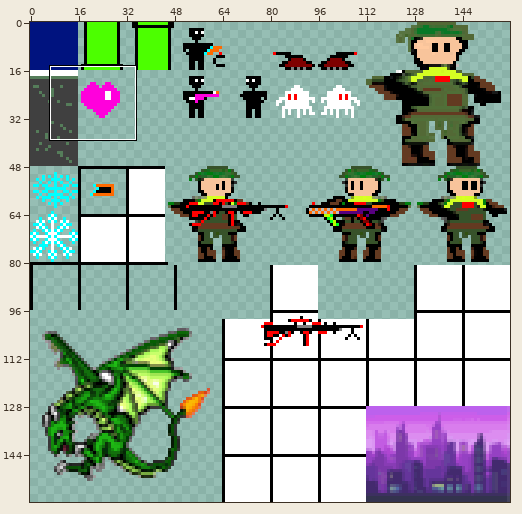
File history of a sprite sheet, MiraiNiTaishite/res/spritesheet.png. Above: a wide view before the commit, with the close-up outlined.
Close-up. First the earlier version:
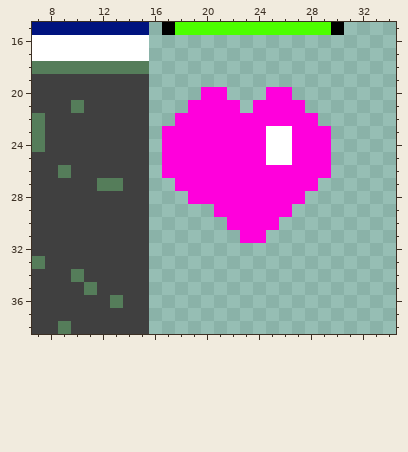
The file is 160x160 pixels. Colours within 5 levels of each other are drawn and written as one. Shown: x 7..34, y 15..38.
The same view after the edit:
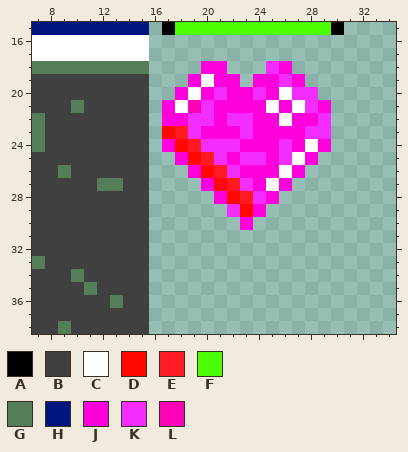
Palette (. is transparent): A #000000  B #404040  C #ffffff  D #ff0800  E #ff1921  F #4cff00  G #557d5a  H #00137f  J #ff00dc  K #f42dff  L #ff02b7
Changes in this commit:
{"y":18,"x":20,"old":"..","new":"JJ"}
{"y":18,"x":25,"old":"..","new":"KJ"}
{"y":19,"x":19,"old":"....","new":"JCJJ"}
{"y":19,"x":24,"old":"....","new":"JJKJ"}
{"y":20,"x":18,"old":"..","new":"JC"}
{"y":20,"x":21,"old":"J...","new":"KJJK"}
{"y":20,"x":26,"old":"J..","new":"CKK"}
{"y":21,"x":17,"old":"..JJ","new":"JCLK"}
{"y":21,"x":23,"old":".","new":"J"}
{"y":21,"x":25,"old":"J","new":"C"}
{"y":21,"x":27,"old":"J..","new":"CKJ"}
{"y":22,"x":17,"old":".","new":"J"}
{"y":22,"x":19,"old":"JJ","new":"KK"}
{"y":22,"x":22,"old":"JJ","new":"KK"}
{"y":22,"x":26,"old":"J","new":"C"}
{"y":22,"x":29,"old":".","new":"K"}
{"y":23,"x":17,"old":"JJJ","new":"DEK"}
{"y":23,"x":23,"old":"J","new":"K"}
{"y":23,"x":25,"old":"CC","new":"JJ"}
{"y":23,"x":28,"old":"JJ","new":"KK"}
{"y":24,"x":18,"old":"JJJJJ","new":"DEKKK"}
{"y":24,"x":25,"old":"CC","new":"JK"}
{"y":24,"x":28,"old":"J","new":"C"}
{"y":25,"x":17,"old":"J","new":"."}
{"y":25,"x":19,"old":"JJJ","new":"DEK"}
{"y":25,"x":23,"old":"JJCCJ","new":"KKJKC"}
{"y":25,"x":29,"old":"J","new":"."}
{"y":26,"x":17,"old":"JJ","new":".."}
{"y":26,"x":20,"old":"JJJ","new":"DEK"}
{"y":26,"x":26,"old":"J","new":"C"}
{"y":26,"x":28,"old":"JJ","new":".."}
{"y":27,"x":18,"old":"JJ","new":".."}
{"y":27,"x":21,"old":"JJJ","new":"DEK"}
{"y":27,"x":25,"old":"J","new":"C"}
{"y":27,"x":27,"old":"JJ","new":".."}
{"y":28,"x":19,"old":"JJ","new":".."}
{"y":28,"x":22,"old":"JJJ","new":"DEK"}
{"y":28,"x":26,"old":"JJ","new":".."}
{"y":29,"x":21,"old":"JJJ","new":".KD"}
{"y":29,"x":25,"old":"JJ","new":".."}
{"y":30,"x":22,"old":"J","new":"."}
{"y":30,"x":24,"old":"JJ","new":".."}
{"y":31,"x":23,"old":"JJ","new":".."}
{"label":"changed","picture_box":[162,61,331,243]}
